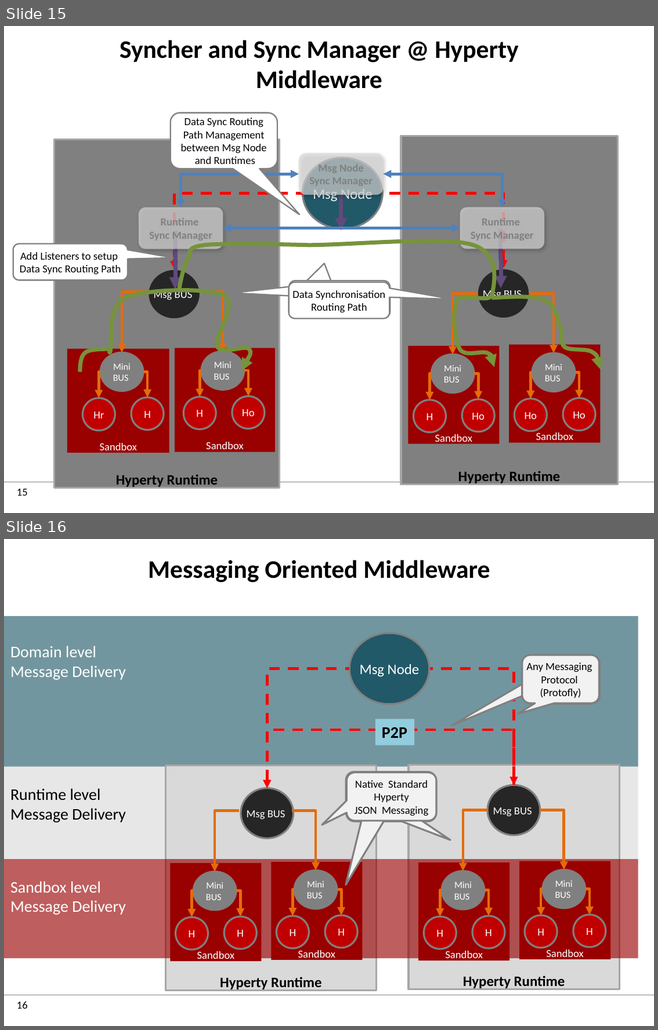
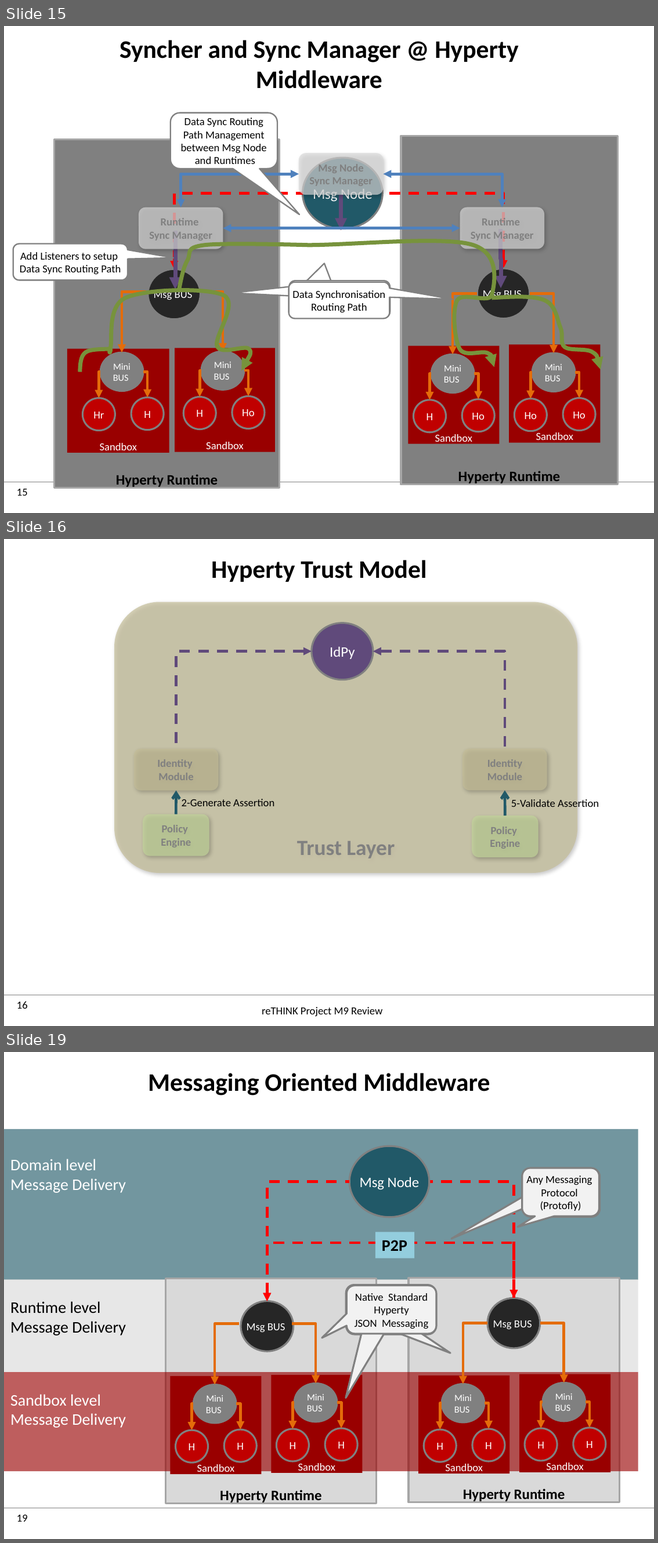
Before and after one commit to reTHINK-project/dev-service-framework, a slide deck: docs/manuals/images.pptx. Shown one above the other, each under a label of ours: slides 15 and 16 before the commit, slides 15, 16 and 19 after it; the slides between them are not shown. The pictures are 658x1030 and 658x1543 pixels, drawn with LibreOffice and Linux fonts; fonts in the diff are those of the drawing; background and template pictures are left out. Boxes give left, top, right and bottom in pixels: in the first picture for what was removed or moved away, otherwise in the second. Text is boxed around its words. In the diff, an @@ line names an element or a change of style, - is before the commit and + after.

Commit message:
manuals update with protofly and trust model (initial version) as well as some initial code snippets catalogue data object small update: guid -> cguid

```diff
--- a/docs/manuals/images.pptx
+++ b/docs/manuals/images.pptx
@@ slide 16 added at (4,539,654,1026), background #FFFFFF; not listed: 2 template elements that a slide beside it also shows @@
@@ title added at (211,560,426,582), 28 pt, text #000000, bold @@
+Hyperty Trust Model
@@ group added at (114,602,598,873): 5 rounded rectangles, 2 arrows, 2 texts, 2 elbow arrows, 1 ellipse @@
+Trust Layer
+Identity
+Module
+Policy
+Engine
+2-Generate Assertion
+IdPy
+Identity
+Module
+Policy
+Engine
+5-Validate Assertion
@@ text added at (262,1007,382,1016), 12 pt, text #000000 @@
+reTHINK Project M9 Review
@@ what was slide 16 is now slide 19 @@
@@ page number at (17,1515,28,1522): text changed @@
-16
+19
```
Also in this commit, not shown: 1 slide changed, 2 other slides added, 5 other files.
